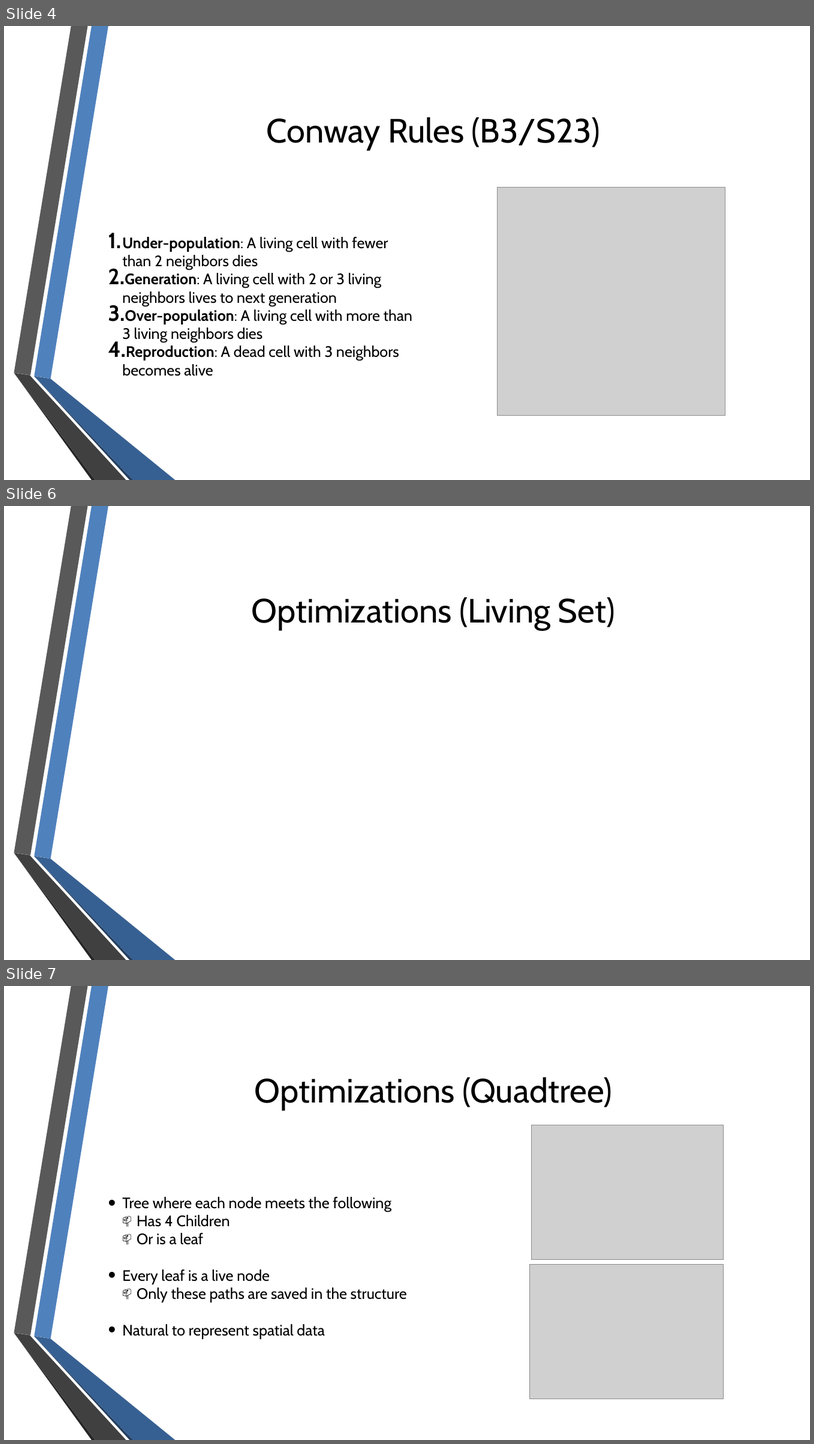
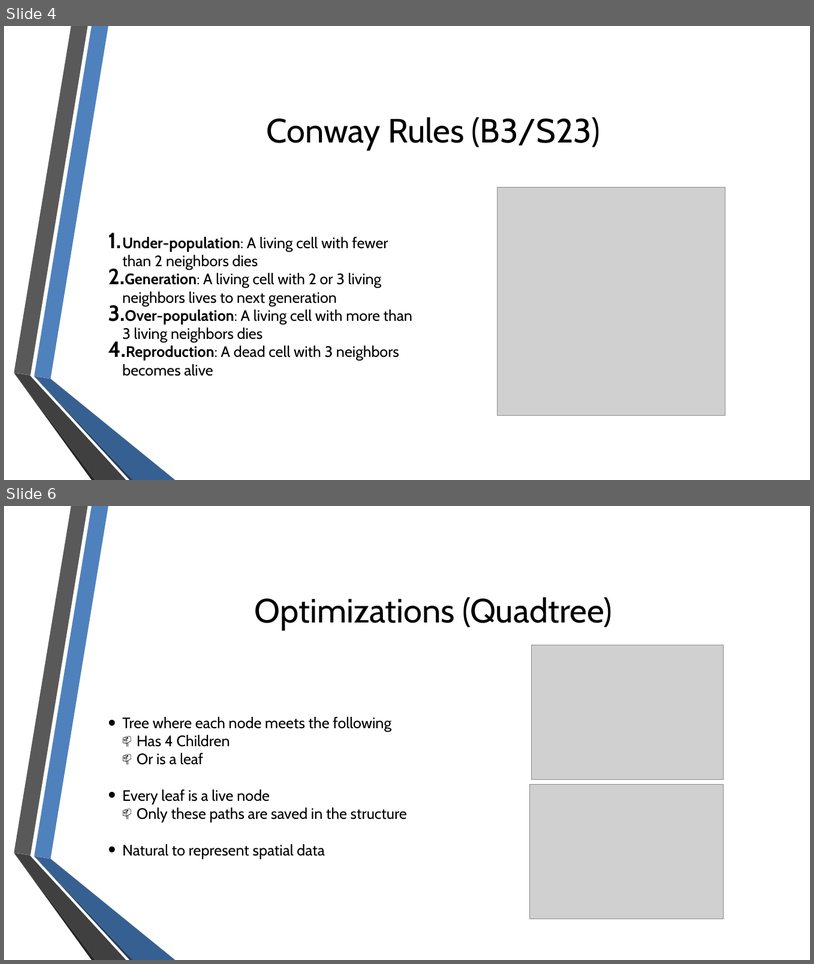
Before and after one commit to eweill/ConwayGameOfLife, a slide deck: presentation/ConwayGameOfLife.pptx. Shown one above the other, each under a label of ours: slides 4, 6 and 7 before the commit, slides 4 and 6 after it; the slides between them are not shown. The pictures are 814x1444 and 814x964 pixels, drawn with LibreOffice and Linux fonts; fonts in the diff are those of the drawing; grey boxes stand for pictures; background and template pictures are left out. Boxes give left, top, right and bottom in pixels: in the first picture for what was removed or moved away, otherwise in the second. Text is boxed around its words. In the diff, an @@ line names an element or a change of style, - is before the commit and + after.

```diff
--- a/presentation/ConwayGameOfLife.pptx
+++ b/presentation/ConwayGameOfLife.pptx
@@ slide 6 removed at (4, 506, 810, 960), background picture (left out); not listed: 6 template elements that a slide beside it also shows @@
@@ text removed at (252, 597, 615, 630) @@
-Optimizations (Living Set)
@@ what was slide 7 is now slide 6 @@
```
Also in this commit, not shown: 1 slide changed, 1 other file.
